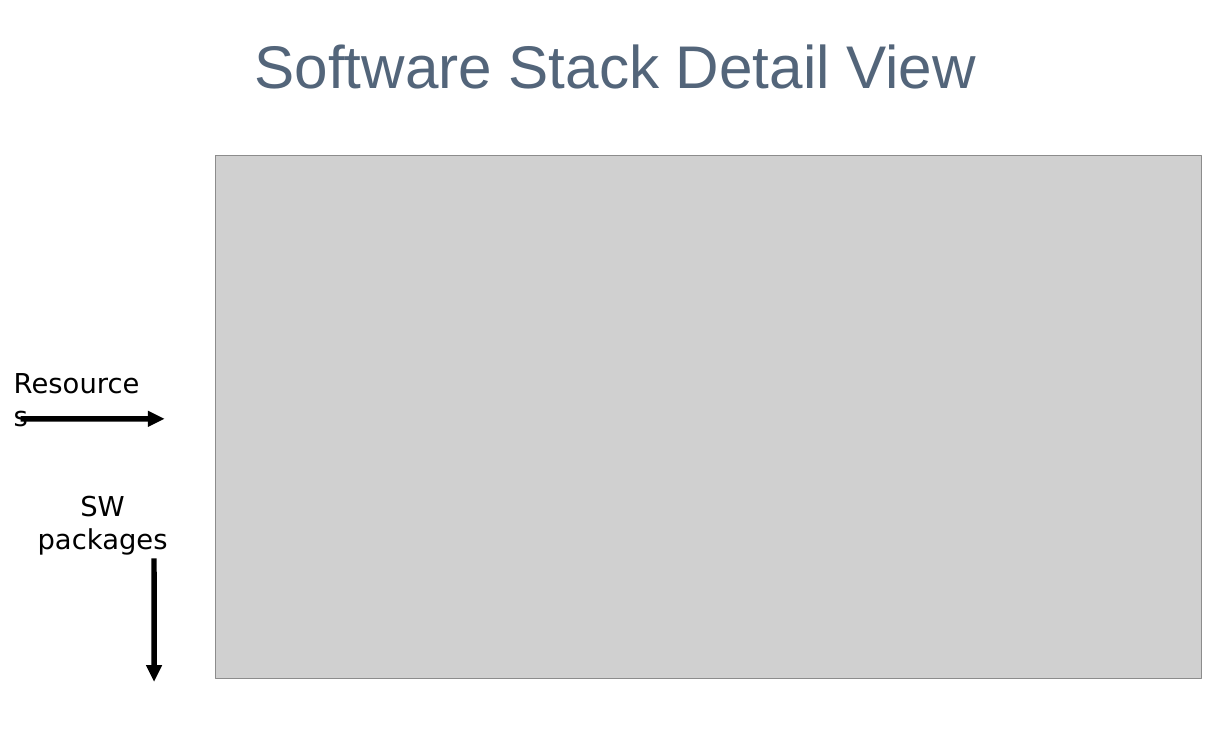
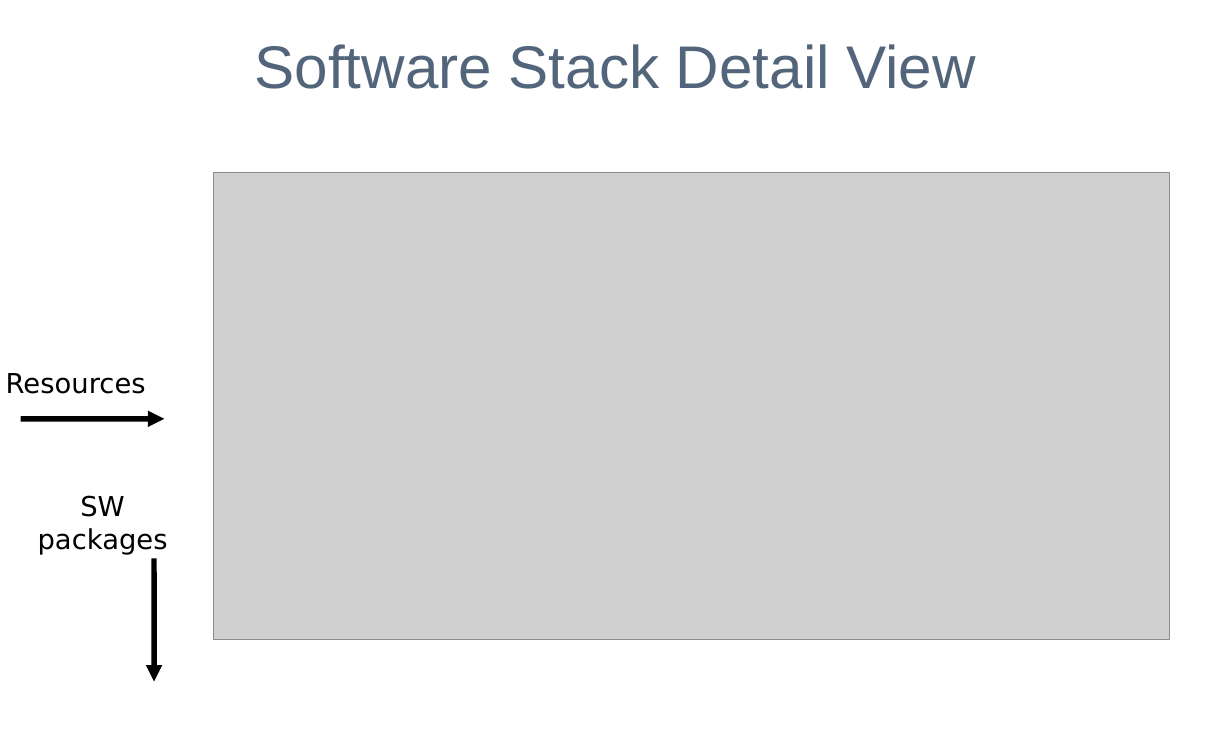
Before and after one commit to IncaProject/inca-xsede, a slide deck: slide 15 of talks/sc06/sc_06.ppt. Drawn at 1232x739 pixels with LibreOffice and Linux fonts; fonts in the diff are those of the drawing; grey boxes stand for pictures. Boxes give left, top, right and bottom in pixels: in the first picture for what was removed or moved away, otherwise in the second. Text is boxed around its words. In the diff, an @@ line names an element or a change of style, - is before the commit and + after.

```diff
--- a/talks/sc06/sc_06.ppt
+++ b/talks/sc06/sc_06.ppt
@@ picture: place and size @@
-picture at bbox=[216, 156, 1201, 679]
+picture at bbox=[214, 172, 1170, 640]
@@ text "Resources" rewrapped from bbox=[4, 362, 156, 405] to bbox=[6, 373, 146, 394] @@
```
Also in this commit, not shown: 4 other slides changed.
